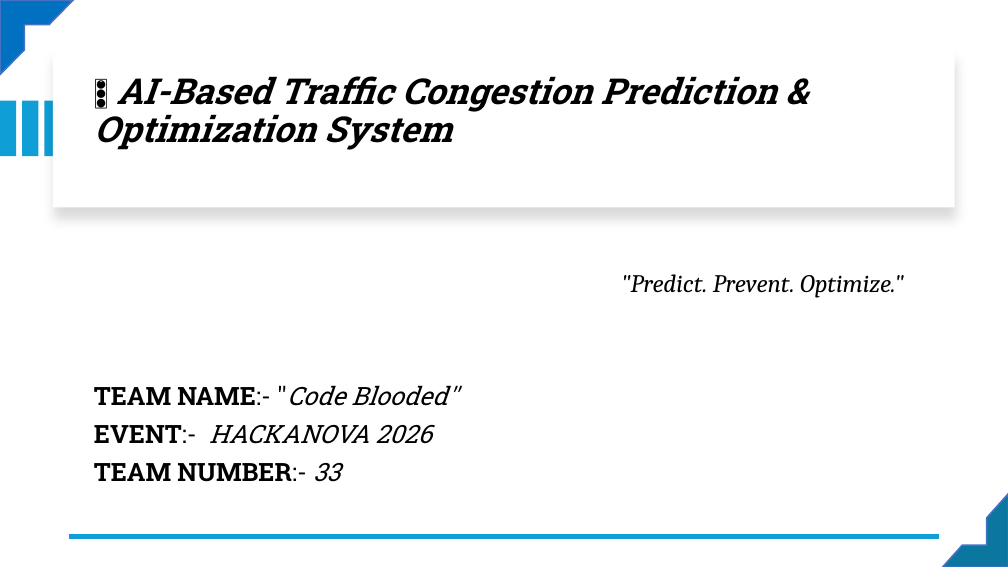
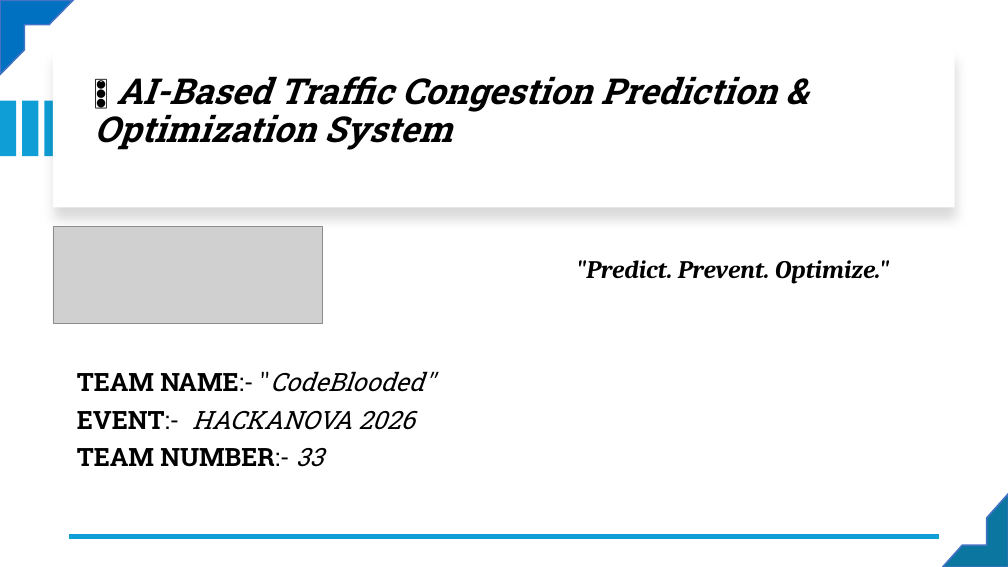
Before and after one commit to nilam-codes/traffic_management, a slide deck: slide 1 of Presentation 2.pptx. Drawn at 1008x567 pixels with LibreOffice and Linux fonts; fonts in the diff are those of the drawing; grey boxes stand for pictures. Boxes give left, top, right and bottom in pixels: in the first picture for what was removed or moved away, otherwise in the second. Text is boxed around its words. In the diff, an @@ line names an element or a change of style, - is before the commit and + after.

```diff
--- a/Presentation 2.pptx
+++ b/Presentation 2.pptx
@@ picture added at <box>53,226,322,323</box> @@
@@ text ""Predict. Prevent. Optimize."": place and size @@
-text ""Predict. Prevent. Optimize."" at <box>94,274,904,482</box>
+text ""Predict. Prevent. Optimize."" at <box>77,260,889,467</box>
@@ text at <box>576,260,889,284</box>: bold on in ""Predict. Prevent. Optimize."" @@
@@ text at <box>77,371,434,392</box>: spaces changed @@
-TEAM NAME:- ''Code Blooded''
+TEAM NAME:- ''CodeBlooded''
```
Also in this commit, not shown: 2 other slides changed, 1 slide added, 2 slides removed.
